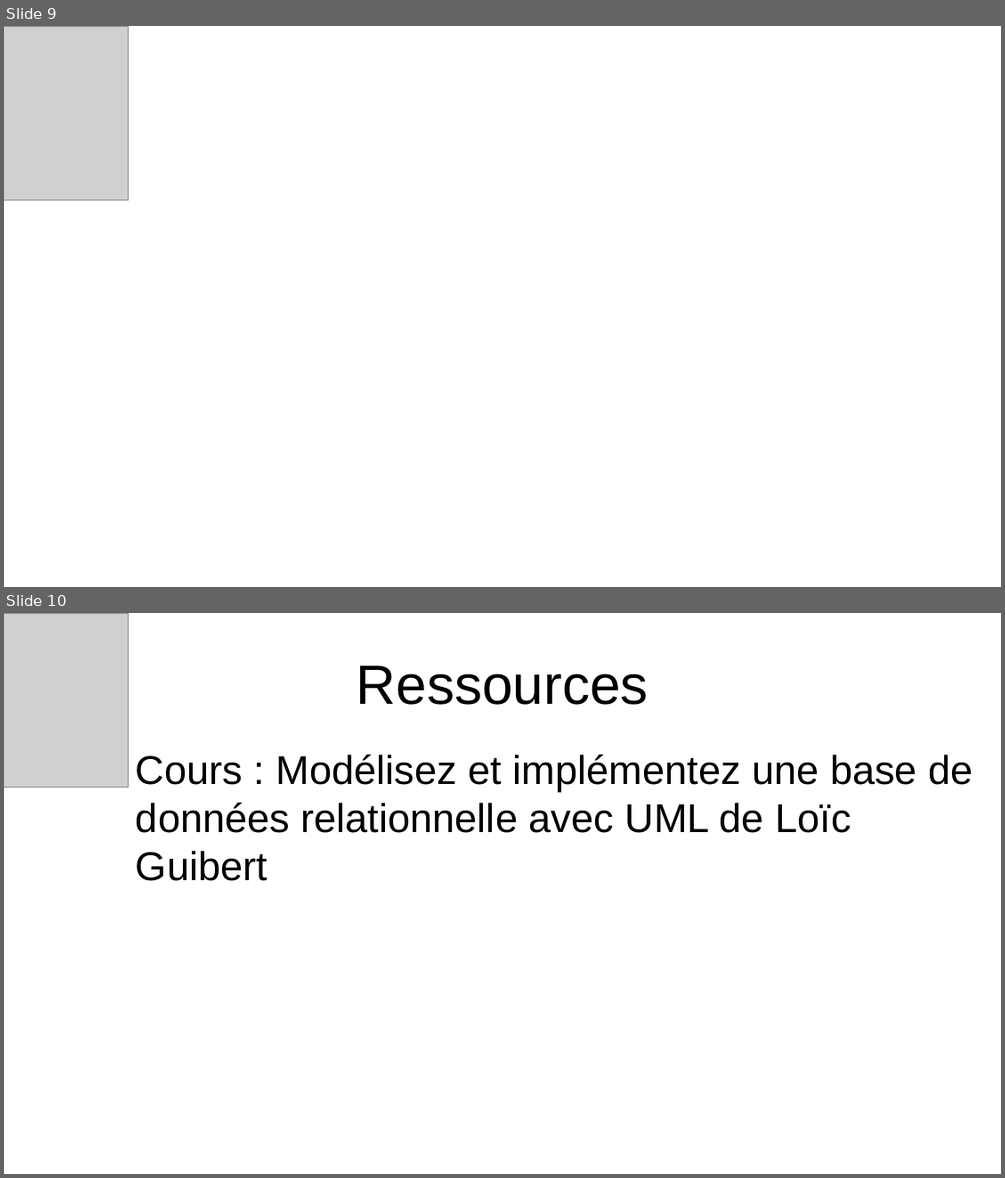
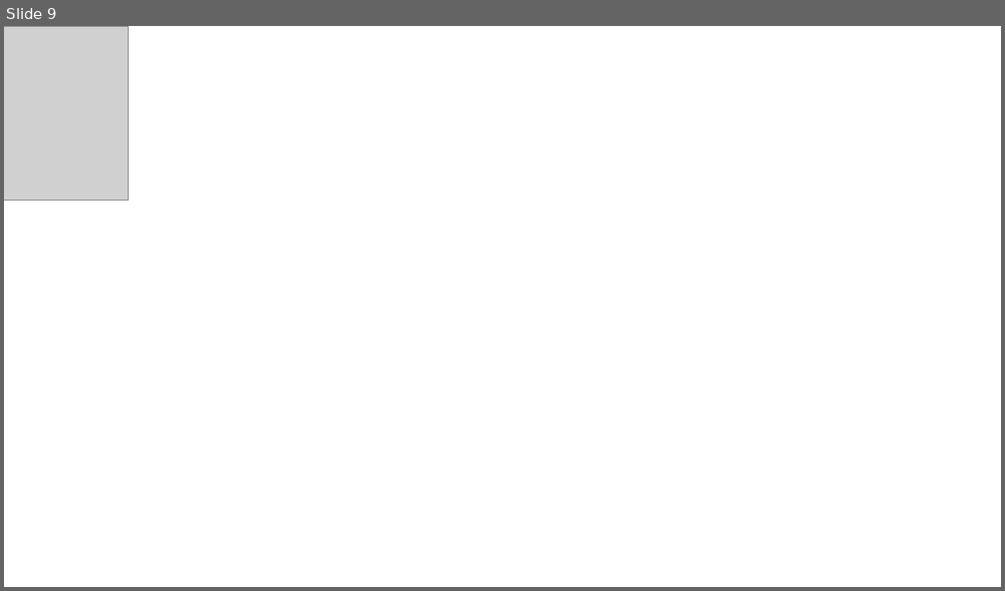
Before and after one commit to jbbaillet85/OCpizzas, a slide deck: documentation/Présentation technique.odp. Shown one above the other, each under a label of ours: slides 9 and 10 before the commit, slide 9 after it. The pictures are 1005x1178 and 1005x591 pixels, drawn with LibreOffice and Linux fonts; fonts in the diff are those of the drawing; grey boxes stand for pictures; background and template pictures are left out. Boxes give left, top, right and bottom in pixels: in the first picture for what was removed or moved away, otherwise in the second. Text is boxed around its words. In the diff, an @@ line names an element or a change of style, - is before the commit and + after.

```diff
--- a/documentation/Présentation technique.odp
+++ b/documentation/Présentation technique.odp
@@ slide 10 removed at [4,613,1001,1174], background picture (left out) @@
@@ picture removed at [4,613,129,787] @@
@@ title removed at [356,666,648,705] @@
-Ressources
@@ text removed at [136,754,973,881] @@
-● Cours : Modélisez et implémentez une base de données relationnelle avec UML de Loïc Guibert
```
Also in this commit, not shown: 3 slides changed, 3 slides added, 3 other slides removed, 12 other files.
